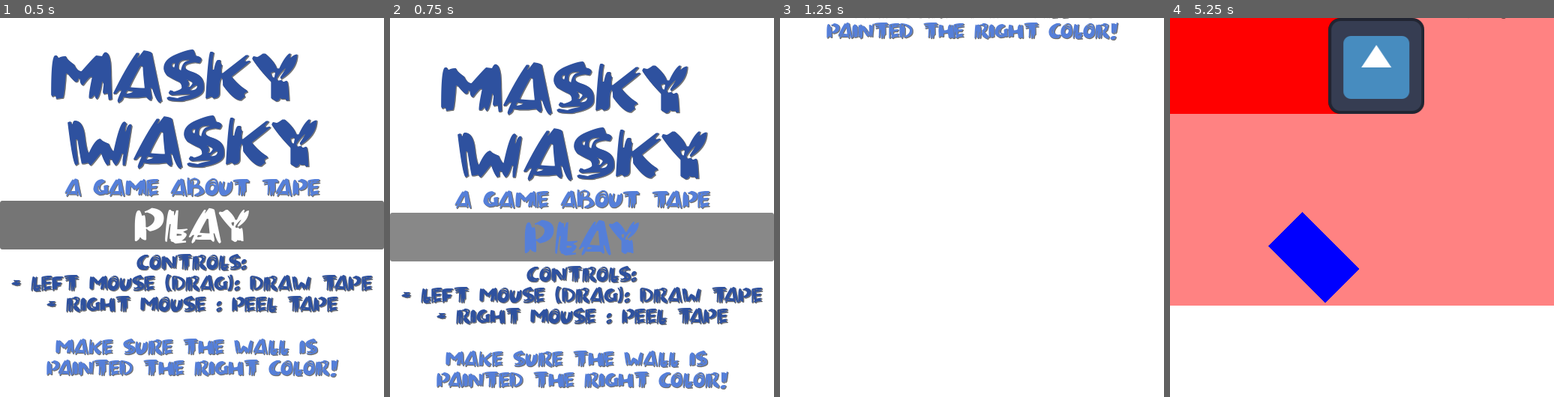
Above: before the commit, frames 1-4 (left to right).
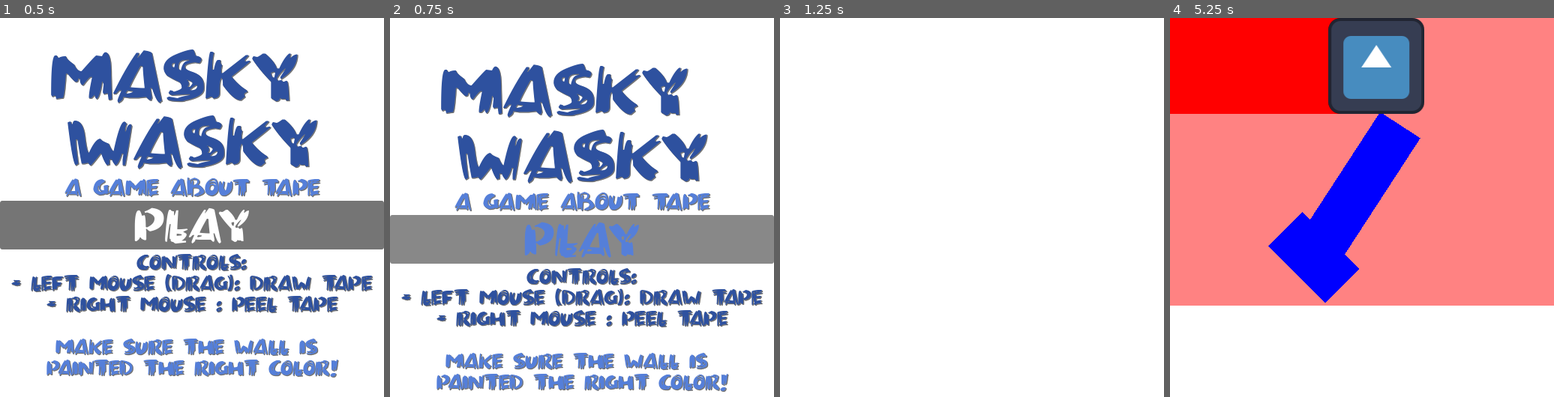
Above: after the commit, the same moments.

Repository: Mpprobst/ggj2026
Game: Godot game, scene res://levels/test.tscn
The game is run twice, just before and just after one commit, with the same random seed, the same clock (stepped at 60 frames per second) and the same inputs. The engine's default icon, where the game draws it, is replaced by a stand-in: a white triangle on a blue panel in a dark square.
Inputs (mouse positions are in pixels of both pictures, inside the frame that each line leads up to):
- Up to frame 1 (0.5 s): no input
- Up to frame 2 (0.75 s): click "play" at 0.5 s
- Up to frame 3 (1.25 s): no input
- Up to frame 4 (5.25 s): move the mouse to (1446, 192) at 1.27 s; click (1446, 192) at 1.42 s; tap Enter at 2 s; drag from (1285, 230) to (1342, 287) at 2.02 s; click (1315, 256) at 2.75 s; click (1315, 256) at 3.52 s; click (1315, 256) at 4.27 s; move the mouse to (1400, 124) at 5.02 s; click (1400, 124) at 5.17 s

Frame 1 is identical in both runs. In frame 2, 15% of the frame differs, in the area x 0-100%, y 11-99%; in frame 3, 2.2%; in frame 4, 4.4%.

Commit message:
Got builds working

Diff:
--- a/levels/test.tscn
+++ b/levels/test.tscn
@@ -82,8 +82,8 @@
 anchor_top = 0.5
 anchor_right = 1.0
 anchor_bottom = 0.5
-offset_top = -178.5
-offset_bottom = 178.5
+offset_top = -222.5
+offset_bottom = 222.5
 grow_horizontal = 2
 grow_vertical = 2
 
--- a/scripts/game_manager.gd
+++ b/scripts/game_manager.gd
@@ -55,7 +55,7 @@
 func start_game():
 	var tween = create_tween()
 	var game_container = $"SubViewportContainer/UI/Start Game"
-	tween.tween_property(game_container, "position", Vector2(0, -game_container.size.y), 1).set_trans(Tween.TRANS_SPRING)
+	tween.tween_property(game_container, "position", Vector2(0, -512), 1).set_trans(Tween.TRANS_SPRING)
 	start_next_level()
 
 func restart_game():
--- a/scripts/paint_manager.gd
+++ b/scripts/paint_manager.gd
@@ -82,6 +82,9 @@
 	RenderingServer.frame_post_draw.disconnect(get_mask)
 
 func calculate_score():
+	if freedraw:
+		return
+
 	var ct = 0
 	var raw = goal_image.texture.get_image()
 	for x in canvas.img.get_width():
--- a/scripts/player_controller.gd
+++ b/scripts/player_controller.gd
@@ -15,13 +15,22 @@
 
 func _input(event):
 	if can_draw and event is InputEventMouseButton and event.button_index == MOUSE_BUTTON_LEFT:
-		if event.pressed and not drawing:
-			var pos = get_global_mouse_position()
-			active_tape = tape_prefab.instantiate()
-			tape_container.add_child(active_tape)
-			active_tape.global_position = pos
-			drawing = true
-		else:
+		# TODO: allow click and drag or click and click
+		var finishline = false
+		if event.pressed:
+			if not drawing:
+				var pos = get_global_mouse_position()
+				active_tape = tape_prefab.instantiate()
+				tape_container.add_child(active_tape)
+				active_tape.global_position = pos
+				drawing = true
+			else:
+				finishline = true
+		elif drawing:
+			if active_tape.length() > 1:
+				finishline = true
+
+		if finishline and drawing:
 			if active_tape != null:
 				paint_manager.on_add_tape(active_tape)
 			drawing = false
--- a/scripts/tape.gd
+++ b/scripts/tape.gd
@@ -11,11 +11,9 @@
 	#button.position = Vector2.DOWN * line.width / 2
 	#button.pivot_offset = Vector2.UP * line.width / 2
 
-# Called every frame. 'delta' is the elapsed time since the previous frame.
-func _process(delta):
-	pass
+func length():
+	return line.points[0].distance_to(line.points[1])
 
-# TODO: redraw the polygon collision so it may be selected
 func update_shape(endpoint):
 	line.points[1] = endpoint - global_position
 	var dir = line.points[1] - line.points[0]
Not shown, added: export_presets.cfg
Not shown, changed: .gitignore
